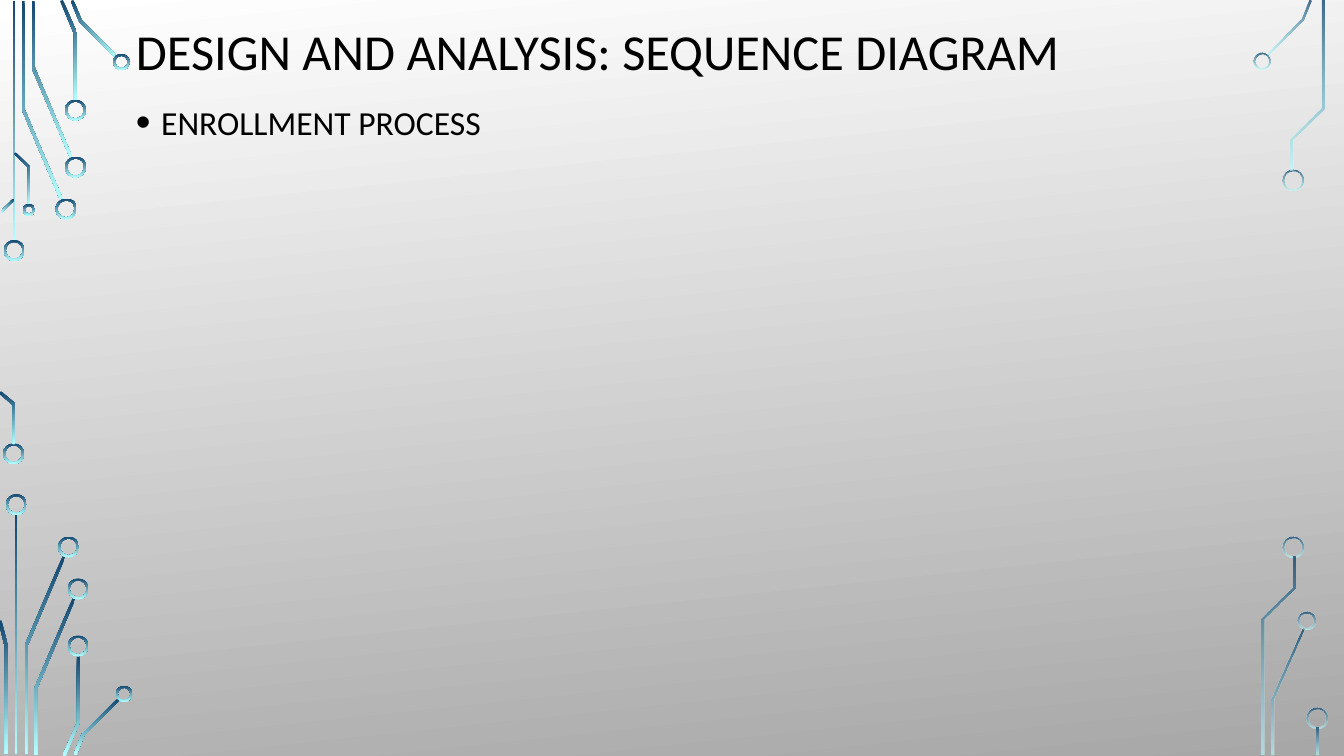
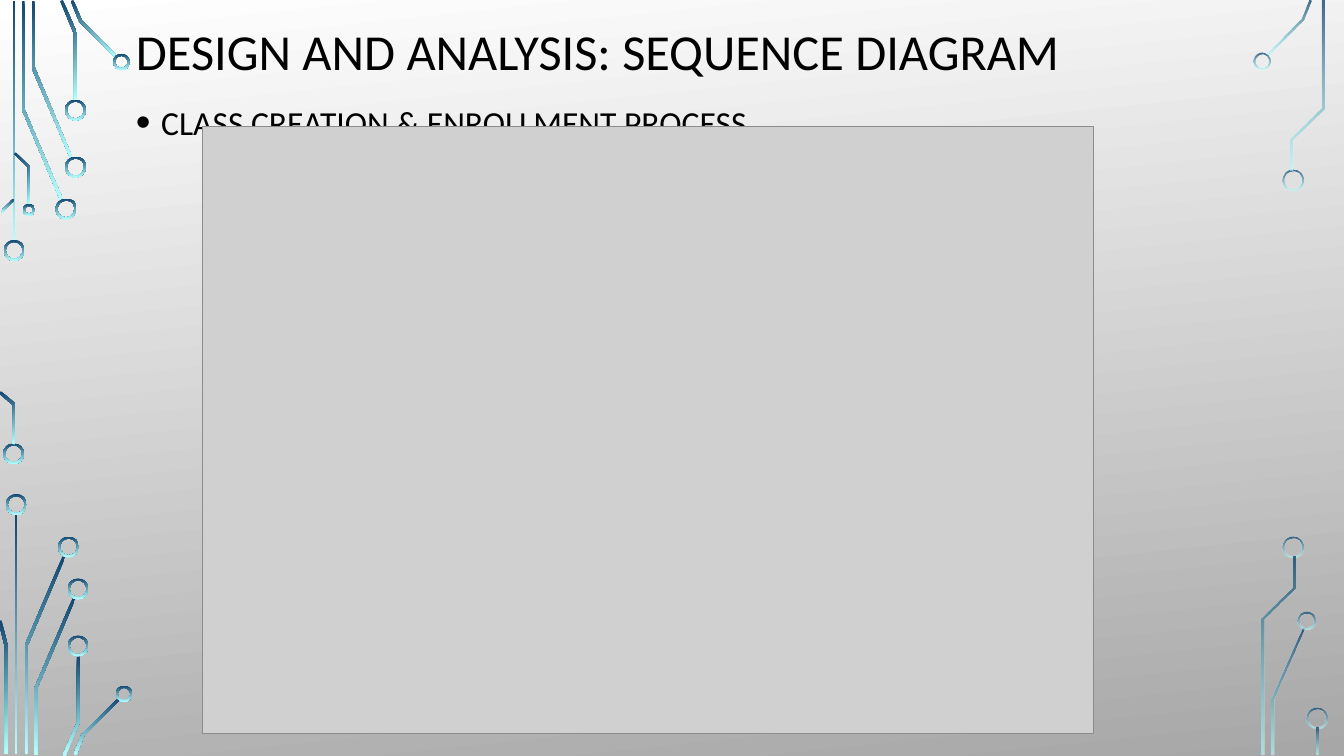
Before and after one commit to AadhyaJoshi/LearnScape, a slide deck: slide 13 of documentation/project_overview.pptx. Drawn at 1344x756 pixels with LibreOffice and Linux fonts; fonts in the diff are those of the drawing; grey boxes stand for pictures; background and template pictures are left out. Boxes give left, top, right and bottom in pixels: in the first picture for what was removed or moved away, otherwise in the second. Text is boxed around its words. In the diff, an @@ line names an element or a change of style, - is before the commit and + after.

```diff
--- a/documentation/project_overview.pptx
+++ b/documentation/project_overview.pptx
@@ text at <box>161,113,746,143</box>: text changed @@
-• ENROLLMENT PROCESS
+• CLASS CREATION & ENROLLMENT PROCESS
@@ picture added at <box>203,127,1094,734</box> @@
```
Also in this commit, not shown: 2 other slides changed, 4 slides added, 5 slides removed, 10 other files.
